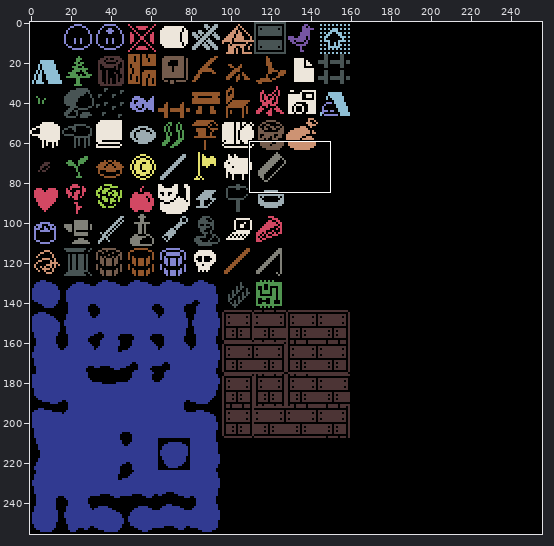
Two states of a pixel-art file, assets/images/tiles.ase. The first picture is a wide view before the edit; the outline marks the close-up.
Close-up. Before:
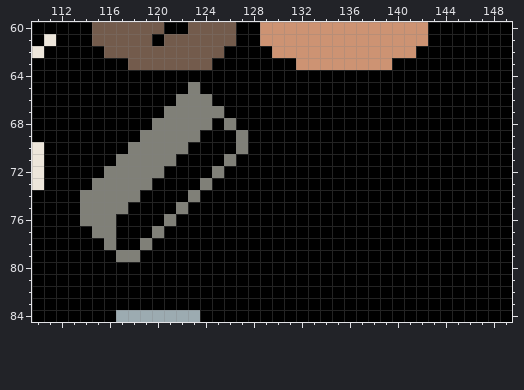
256x256 pixels, 1 frame. Shown: x 110..149, y 60..84.
The result:
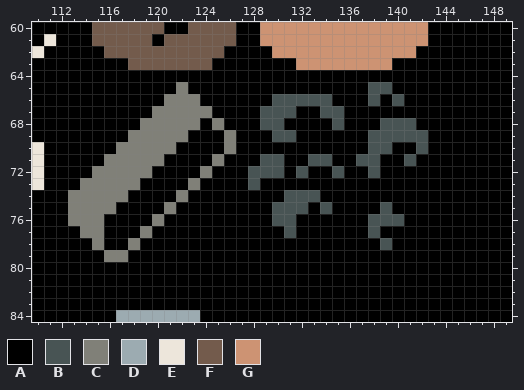
Palette (. is transparent): A #000000  B #485454  C #808078  D #9cabb1  E #ede6db  F #735b4c  G #cd9373
Diff:
Layer "Layer 1":
The edit turns colour C into colour A in row 65 at x 123; in row 66 at x 124; in row 67 at x 125; in row 68 at x 124 and 126; in row 69 at x 123 and 127; in row 70 at x 122 and 127.
The edit turns colour C into colour A in row 71 at x 121 and 126; in row 72 at x 120 and 125; in row 73 at x 119 and 124; in row 74 at x 118 and 123; in row 75 at x 117 and 122; in row 76 at x 116 and 121.
The edit turns colour C into colour A in row 77 at x 116 and 120; in row 78 at x 116 and 119; in row 79 at x 118.
The edit turns colour A into colour B in row 65 at x 138 to 139; in row 66 at x 130 to 134, 138 and 140; in row 67 at x 129 to 131 and 134 to 135; in row 68 at x 129 to 130, 135 and 139 to 141; in row 69 at x 130 to 131 and 138 to 142; in row 70 at x 138 to 139 and 142.
The edit turns colour A into colour B in row 71 at x 129 to 130, 133 to 134, 137 to 138 and 141; in row 72 at x 128 to 130, 132, 135 and 138; in row 73 at x 128; in row 74 at x 131 to 133; in row 75 at x 130 to 132, 134 and 139; in row 76 at x 130 to 131 and 138 to 140.
The edit turns colour A into colour B in row 77 at x 131 and 138; in row 78 at x 139.
The edit turns colour A into colour C in row 65 at x 122; in row 66 at x 121; in row 67 at x 120; in row 68 at x 119 and 125; in row 69 at x 118 and 126; in row 70 at x 117 and 126.
The edit turns colour A into colour C in row 71 at x 116 and 125; in row 72 at x 115 and 124; in row 73 at x 114 and 123; in row 74 at x 113 and 122; in row 75 at x 113 and 121; in row 76 at x 113 and 120.
The edit turns colour A into colour C in row 77 at x 114 and 119; in row 78 at x 115 and 118; in row 79 at x 116.
Pixel boxes of the changes (left, top, right, bottom) in both close-ups:
changed: (68, 82, 428, 262)
